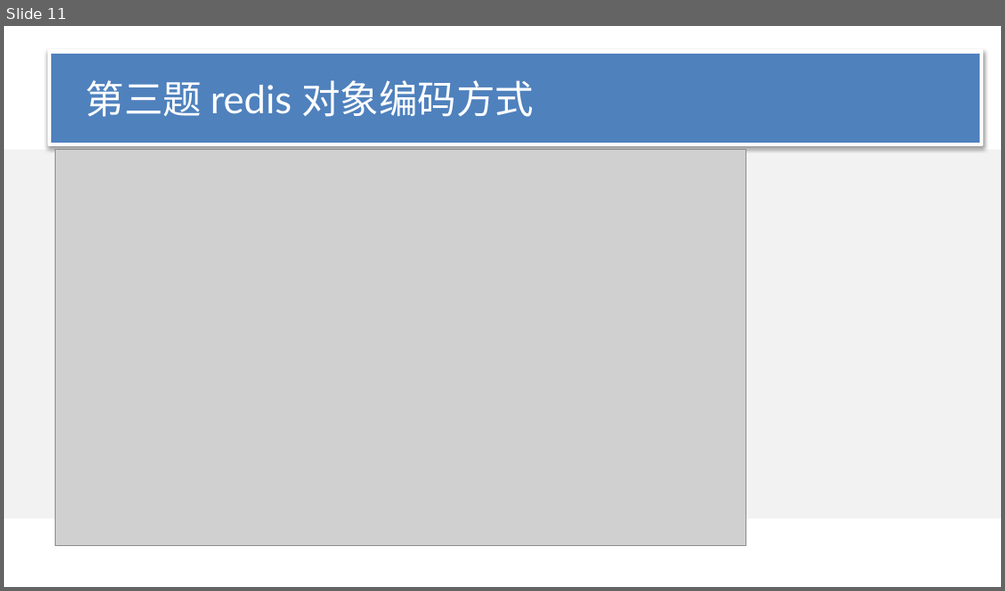
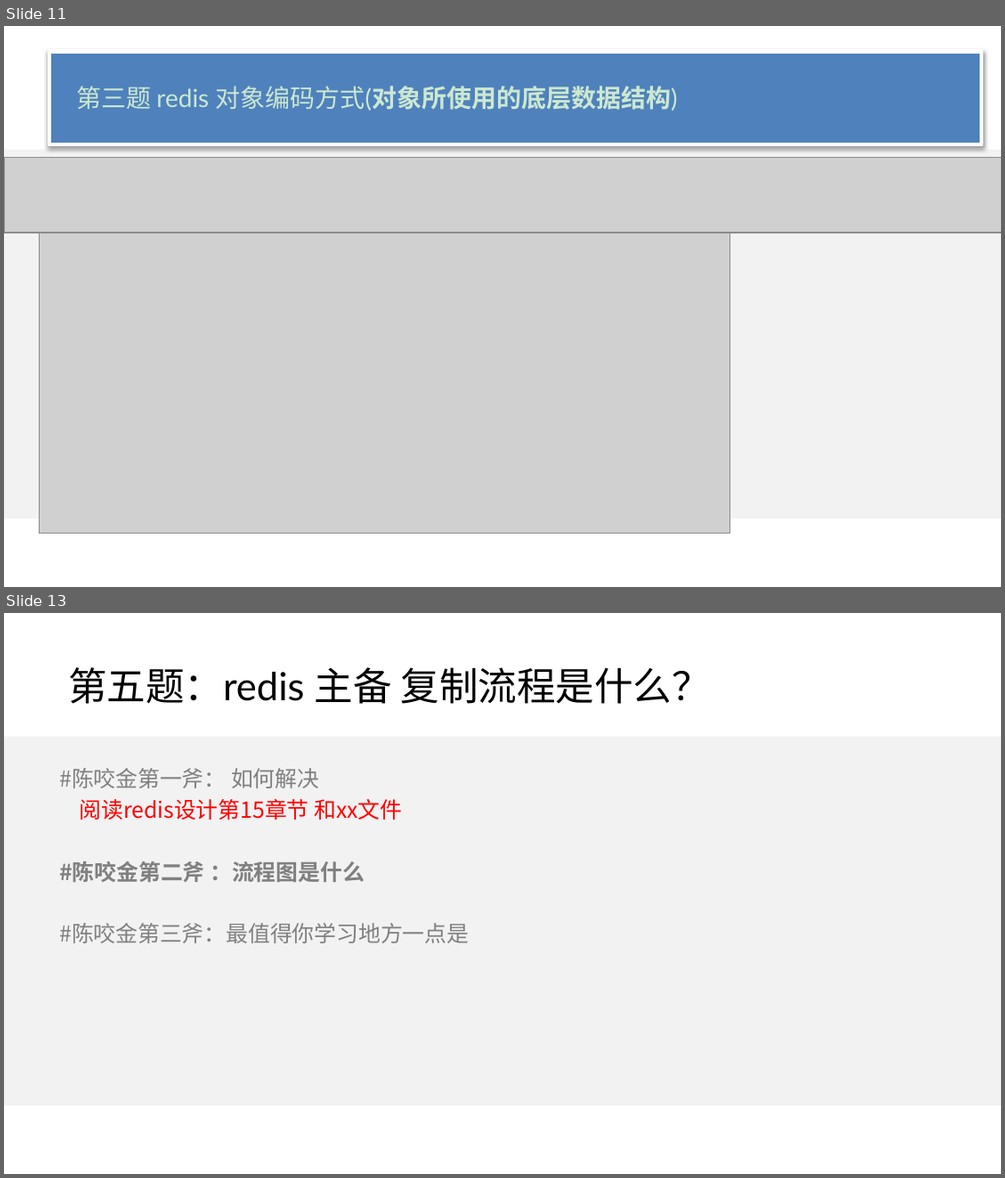
Before and after one commit to wangcy6/weekly, a slide deck: ppt/服务器设计_组件篇.pptx. Shown one above the other, each under a label of ours: slide 11 before the commit, slides 11 and 13 after it; the slides between them are not shown. The pictures are 1005x591 and 1005x1178 pixels, drawn with LibreOffice and Linux fonts; fonts in the diff are those of the drawing; grey boxes stand for pictures; background and template pictures are left out. Boxes give left, top, right and bottom in pixels: in the first picture for what was removed or moved away, otherwise in the second. Text is boxed around its words. In the diff, an @@ line names an element or a change of style, - is before the commit and + after.

```diff
--- a/ppt/服务器设计_组件篇.pptx
+++ b/ppt/服务器设计_组件篇.pptx
@@ slide 13 added at box(4, 613, 1001, 1174), background #CCE8CF; not listed: 1 template element that a slide beside it also shows @@
@@ title added at box(68, 667, 711, 704), 28 pt, text #000000 @@
+第五题：redis 主备 复制流程是什么？
@@ text added at box(59, 768, 469, 943), 16 pt, text #808080 @@
+#陈咬金第一斧： 如何解决
+阅读redis设计第15章节 和xx文件
+#陈咬金第二斧 ：流程图是什么
+#陈咬金第三斧：最值得你学习地方一点是
@@ slide 11 changed as well @@
@@ background #FFFFFF to #CCE8CF @@
@@ title "第三题 redis 对象编码方式(对象所使用的底层数据结构)" at box(50, 51, 982, 144): outline #FFFFFF 3 pt to #CCE8CF 3 pt @@
@@ title at box(76, 86, 678, 111): text changed; size 28 to 18 pt; text colour #FFFFFF to #CCE8CF @@
-第三题 redis 对象编码方式
+第三题 redis 对象编码方式(对象所使用的底层数据结构)
@@ picture added at box(4, 158, 1001, 233) @@
@@ picture: place and size @@
-picture at box(55, 150, 745, 547)
+picture at box(39, 220, 729, 533)
```
Also in this commit, not shown: 11 other slides changed, 1 other slide added, 1 other file.
